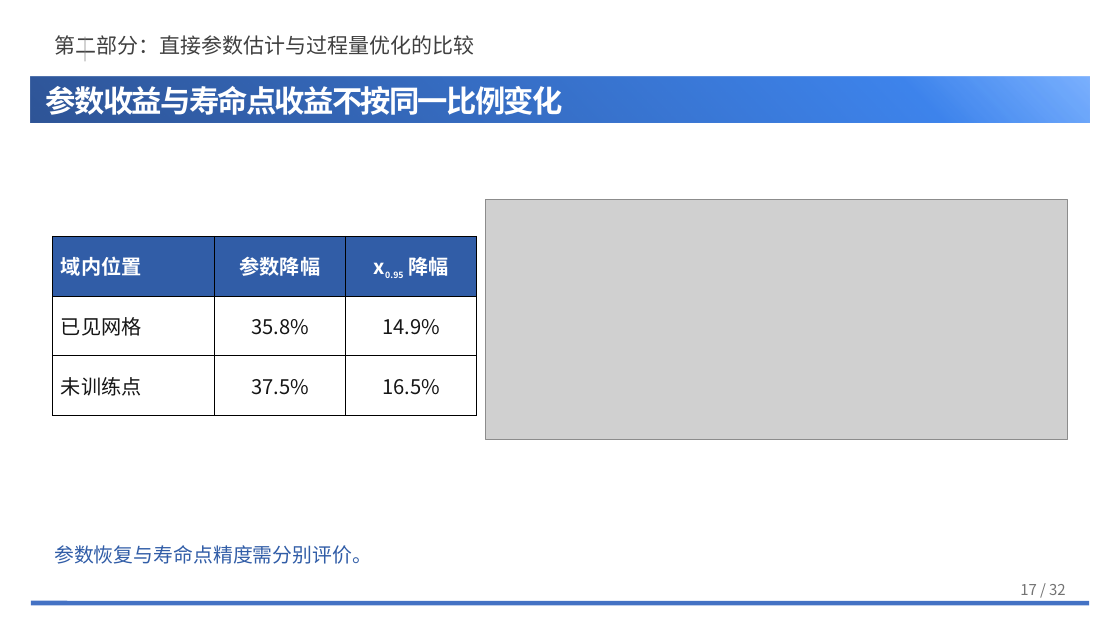
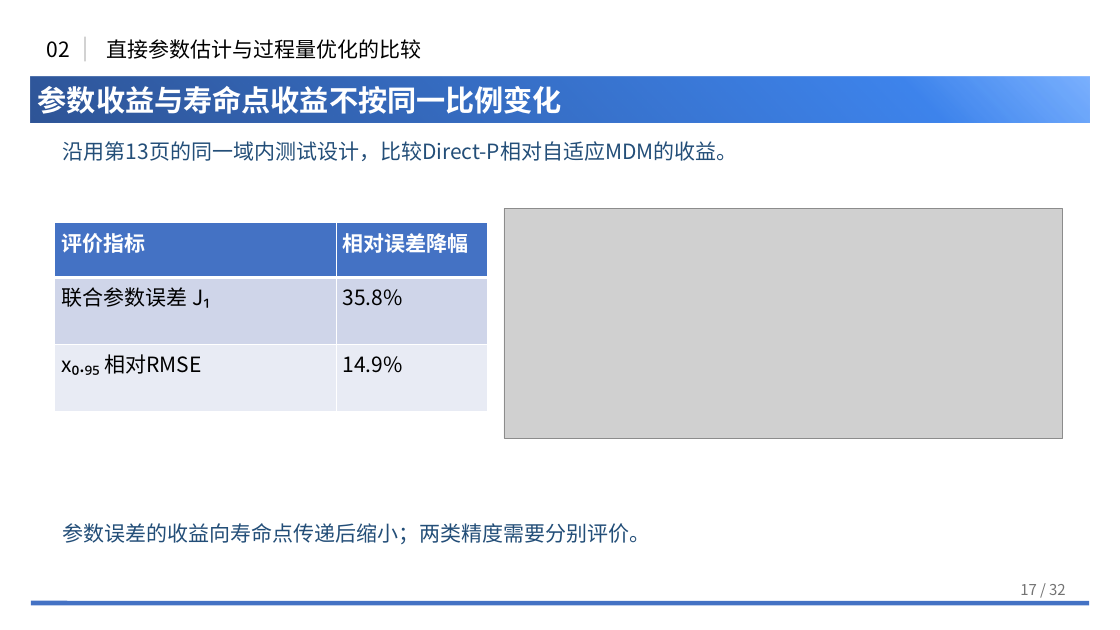
Before and after one commit to NEUwpy/weibull.work, a slide deck: slide 17 of docs/组会汇报/2026-09-三项研究更新汇报/260907组会.pptx. Drawn at 1120x630 pixels with LibreOffice and Linux fonts; fonts in the diff are those of the drawing; grey boxes stand for pictures; background and template pictures are left out. Boxes give left, top, right and bottom in pixels: in the first picture for what was removed or moved away, otherwise in the second. Text is boxed around its words. In the diff, an @@ line names an element or a change of style, - is before the commit and + after.

```diff
--- a/docs/组会汇报/2026-09-三项研究更新汇报/260907组会.pptx
+++ b/docs/组会汇报/2026-09-三项研究更新汇报/260907组会.pptx
@@ text added at box(46, 41, 69, 58), 18 pt, text #000000 @@
+02
@@ text at box(106, 39, 421, 59): text changed; text colour #404040 to #000000 @@
-第二部分：直接参数估计与过程量优化的比较
+直接参数估计与过程量优化的比较
@@ text "参数收益与寿命点收益不按同一比例变化": place and size @@
-text "参数收益与寿命点收益不按同一比例变化" at box(46, 86, 563, 120)
+text "参数收益与寿命点收益不按同一比例变化" at box(38, 86, 562, 118)
@@ text "参数收益与寿命点收益不按同一比例变化" at box(38, 86, 562, 118): size 26 to 25 pt, letter spacing -1.5 to 0 pt; indent changed @@
@@ text added at box(63, 141, 738, 161), 18 pt, text #234E78 @@
+沿用第13页的同一域内测试设计，比较Direct-P相对自适应MDM的收益。
@@ picture: place and size @@
-picture at box(486, 200, 1068, 439)
+picture at box(504, 208, 1063, 439)
@@ table at box(55, 223, 487, 412) @@
-column 1: 域内位置 | 已见网格 | 未训练点
-column 2: 参数降幅 | 35.8% | 37.5%
-column 3: x0.95 降幅 | 14.9% | 16.5%
+column 1: 评价指标 | 联合参数误差 J₁ | x₀.₉₅ 相对RMSE
+column 2: 相对误差降幅 | 35.8% | 14.9%
@@ table: place and size @@
-table at box(52, 236, 476, 416)
+table at box(55, 223, 487, 412)
@@ text at box(63, 523, 651, 544): text changed; size 17 to 18 pt; text colour #315DA7 to #234E78 @@
-参数恢复与寿命点精度需分别评价。
+参数误差的收益向寿命点传递后缩小；两类精度需要分别评价。
```
Also in this commit, not shown: 27 other slides changed, 3 slides added, 3 slides removed, 4 other files.
